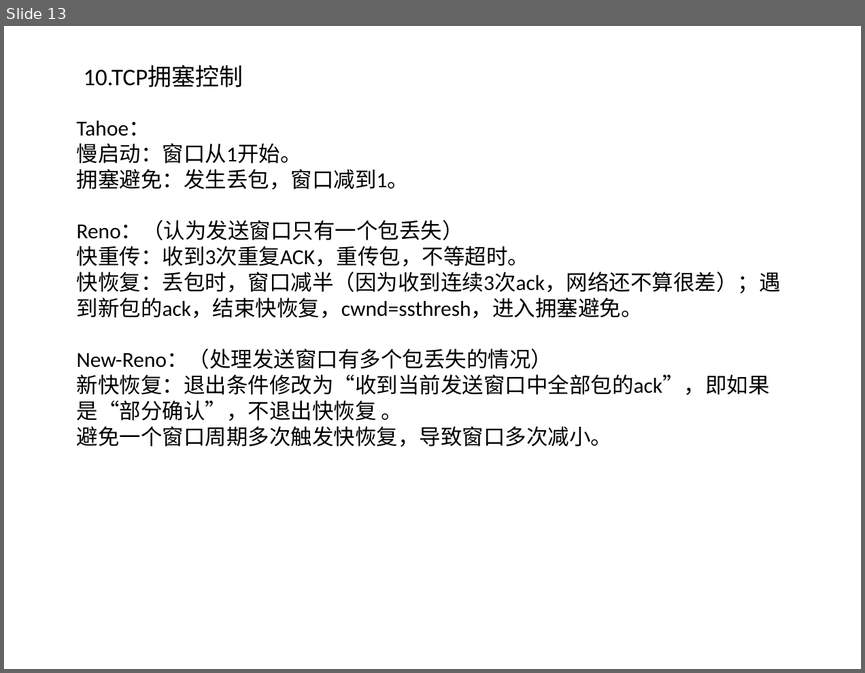
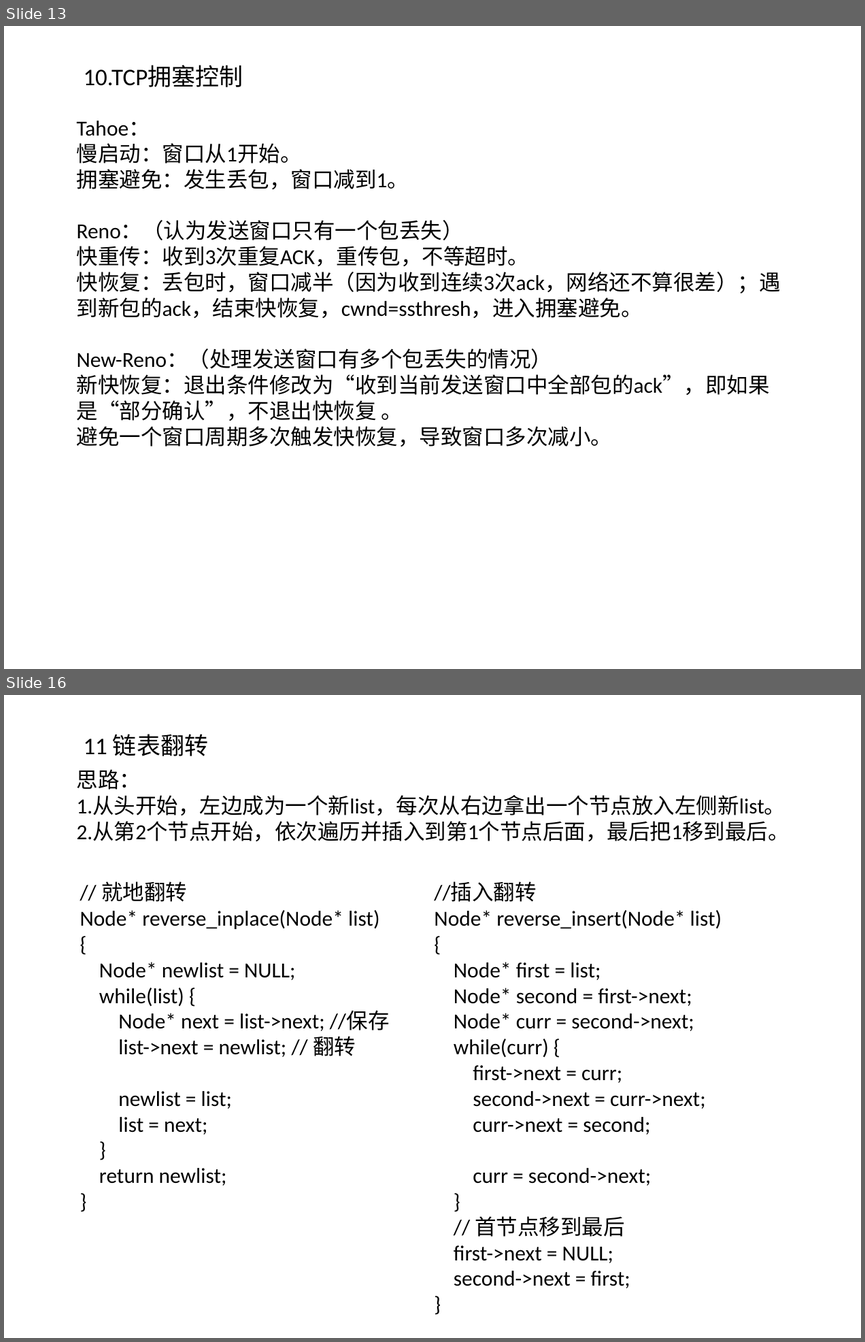
Before and after one commit to willkk/go, a slide deck: algos_summary.pptx. Shown one above the other, each under a label of ours: slide 13 before the commit, slides 13 and 16 after it; the slides between them are not shown. The pictures are 865x673 and 865x1342 pixels, drawn with LibreOffice and Linux fonts; fonts in the diff are those of the drawing. Boxes give left, top, right and bottom in pixels: in the first picture for what was removed or moved away, otherwise in the second. Text is boxed around its words. In the diff, an @@ line names an element or a change of style, - is before the commit and + after.

```diff
--- a/algos_summary.pptx
+++ b/algos_summary.pptx
@@ slide 16 added at [4,695,861,1338], background #FFFFFF @@
@@ text added at [84,734,208,756], 20 pt, text #000000 @@
+11 链表翻转
@@ text added at [77,769,789,841], 18 pt, text #000000 @@
+思路：
+1.从头开始，左边成为一个新list，每次从右边拿出一个节点放入左侧新list。
+2.从第2个节点开始，依次遍历并插入到第1个节点后面，最后把1移到最后。
@@ text added at [80,881,390,1185], 18 pt, text #000000 @@
+// 就地翻转
+Node* reverse_inplace(Node* list)
+{
+Node* newlist = NULL;
+while(list) {
+Node* next = list->next; //保存
+list->next = newlist; // 翻转
+newlist = list;
+list = next;
+}
+return newlist;
+}
@@ text added at [434,882,721,1288], 18 pt, text #000000 @@
+//插入翻转
+Node* reverse_insert(Node* list)
+{
+Node* first = list;
+Node* second = first->next;
+Node* curr = second->next;
+while(curr) {
+first->next = curr;
+second->next = curr->next;
+curr->next = second;
+curr = second->next;
+}
+// 首节点移到最后
+first->next = NULL;
+second->next = first;
+}
```
Also in this commit, not shown: 2 slides changed, 4 other slides added, 1 other file.
